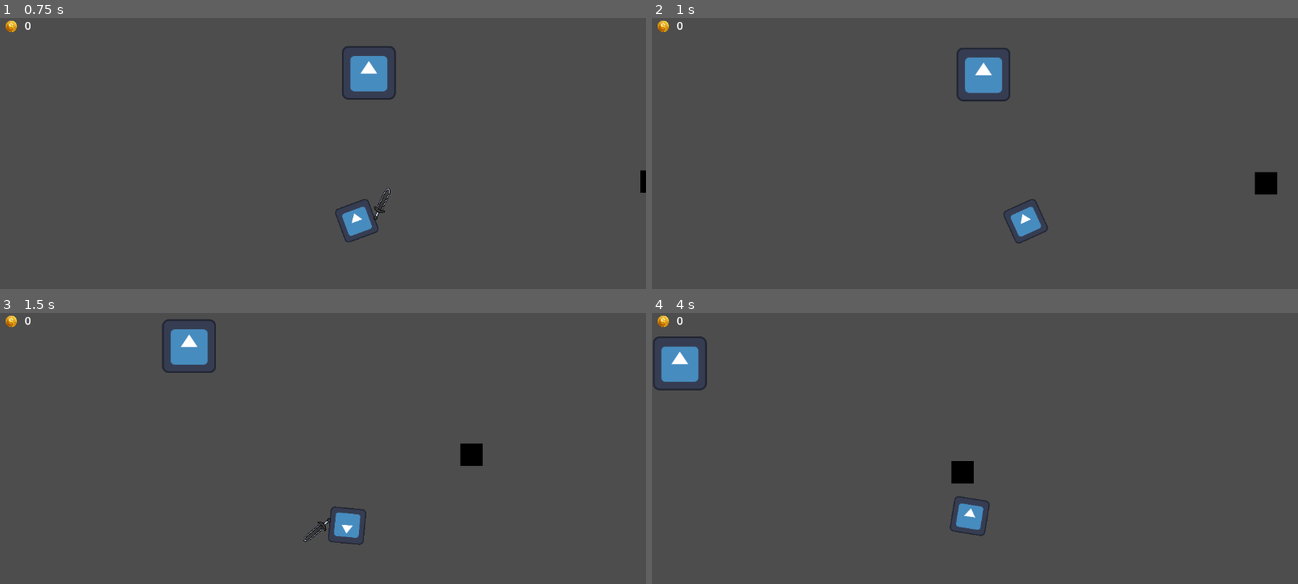
Above: before the commit, frames 1-4 (two rows, left to right).
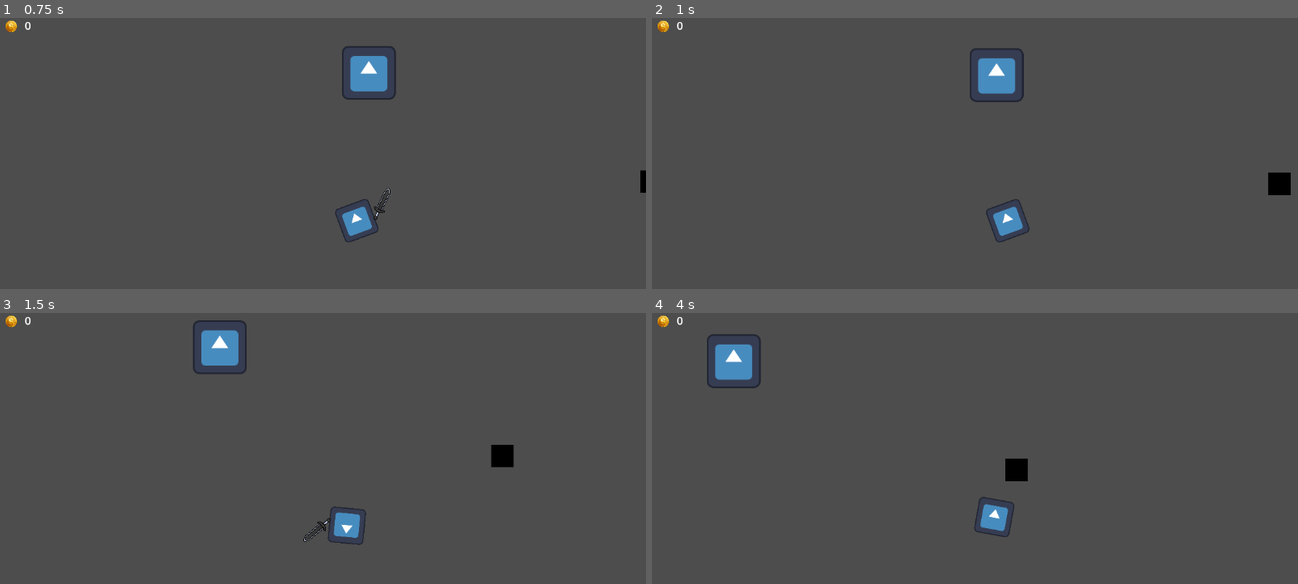
Above: after the commit, the same moments.

Repository: KevinSanchez96/Videojuego_Prototipado
Game: Godot game, scene res://scenes/world.tscn
Two runs of this game, one before a commit and one after it. Both use one fixed random seed, a clock stepped at 60 frames per second and the inputs below. The engine's default icon, where the game draws it, is replaced by a stand-in: a white triangle on a blue panel in a dark square.
Inputs (mouse positions are in pixels of both pictures, inside the frame that each line leads up to):
- Up to frame 1 (0.75 s): tap Enter at 0.5 s; move the mouse to (465, 180) at 0.52 s; hold D (move_right) from 0.53 s (still down); click (465, 180) at 0.6 s
- Up to frame 2 (1 s): keep holding D (move_right)
- Up to frame 3 (1.5 s): move the mouse to (193, 513) at 1.27 s; release D (move_right) at 1.28 s; hold S (move_down) from 1.28 s (still down); click (193, 513) at 1.35 s
- Up to frame 4 (4 s): move the mouse to (1039, 415) at 2.02 s; release S (move_down) at 2.03 s; hold D (move_right) 2.03-2.78 s; tap E (interact) at 2.1 s; click (1039, 415) at 2.3 s; move the mouse to (942, 567) at 2.77 s; hold W (move_up) 2.78-3.53 s; click (942, 567) at 2.85 s; move the mouse to (1168, 548) at 3.52 s; hold A (move_left) from 3.53 s (still down); click (1168, 548) at 3.6 s

Frame 1 is identical in both runs. In frame 2, 2.0% of the frame differs, in the area x 47-99%, y 11-84%; in frame 3, 2.2%; in frame 4, 3.4%, in the area x 0-59%, y 7-83%.

Commit message:
Attack Enemy

Diff:
--- a/videojuego_prototipado/scenes/enemy.tscn
+++ b/videojuego_prototipado/scenes/enemy.tscn
@@ -8,12 +8,16 @@
 [ext_resource type="Script" uid="uid://bscjrxg3iye23" path="res://scripts/enemy/states/spawn.gd" id="5_md484"]
 [ext_resource type="Script" uid="uid://g2w128mais65" path="res://scripts/enemy/states/hurt.gd" id="6_xwavj"]
 [ext_resource type="Script" uid="uid://dp7tm7odl7ywq" path="res://scripts/enemy/states/death.gd" id="7_nenq2"]
+[ext_resource type="Script" uid="uid://1hxqqrkwiimh" path="res://scripts/enemy/states/attack.gd" id="9_ipns3"]
 
 [sub_resource type="RectangleShape2D" id="RectangleShape2D_5uy6h"]
 size = Vector2(128, 128)
 
 [sub_resource type="CircleShape2D" id="CircleShape2D_nenq2"]
 radius = 253.11
+
+[sub_resource type="CircleShape2D" id="CircleShape2D_8qclf"]
+radius = 111.52802
 
 [node name="Enemy" type="CharacterBody2D" unique_id=1571177986 groups=["enemigos"]]
 collision_layer = 2
@@ -35,6 +39,12 @@
 position = Vector2(-0.84375, -59.375)
 shape = SubResource("CircleShape2D_nenq2")
 
+[node name="AttackArea" type="Area2D" parent="." unique_id=545669544]
+
+[node name="CollisionShape2D" type="CollisionShape2D" parent="AttackArea" unique_id=994994558]
+position = Vector2(-1.5, -55.5)
+shape = SubResource("CircleShape2D_8qclf")
+
 [node name="State_Machine" type="Node" parent="." unique_id=571602481]
 script = ExtResource("3_5uy6h")
 
@@ -53,7 +63,16 @@
 [node name="Death" type="Node" parent="State_Machine" unique_id=2099058415]
 script = ExtResource("7_nenq2")
 
+[node name="Attack" type="Node" parent="State_Machine" unique_id=1253801228]
+script = ExtResource("9_ipns3")
+
+[node name="AttackCooldown" type="Timer" parent="State_Machine/Attack" unique_id=1369405845]
+one_shot = true
+
 [node name="Marker2D" type="Marker2D" parent="." unique_id=419714590]
 position = Vector2(0, -51)
 
 [connection signal="body_entered" from="DetectionSpawn" to="." method="_on_detection_spawn_body_entered"]
+[connection signal="body_entered" from="AttackArea" to="." method="_on_attack_area_body_entered"]
+[connection signal="body_exited" from="AttackArea" to="." method="_on_attack_area_body_exited"]
+[connection signal="timeout" from="State_Machine/Attack/AttackCooldown" to="State_Machine/Attack" method="_on_attack_cooldown_timeout"]
--- a/videojuego_prototipado/scenes/player.tscn
+++ b/videojuego_prototipado/scenes/player.tscn
@@ -5,7 +5,7 @@
 [ext_resource type="Script" uid="uid://c2ccwc58k8230" path="res://scripts/state_machine/state_machine.gd" id="2_qco6i"]
 [ext_resource type="Script" uid="uid://cxhmxyij54owx" path="res://scripts/player/states/idle.gd" id="3_ss8mn"]
 [ext_resource type="Script" uid="uid://b0v2lbc3ad7av" path="res://scripts/player/states/move.gd" id="4_a838m"]
-[ext_resource type="Texture2D" uid="uid://duq4s4i46xorx" path="res://assets/sprites/Espada.png" id="5_sysii"]
+[ext_resource type="Texture2D" uid="uid://duq4s4i46xorx" path="res://assets/sprites/espada.png" id="5_sysii"]
 [ext_resource type="Script" uid="uid://bpcuqfgsq18c2" path="res://scripts/player/states/attack.gd" id="5_yedyl"]
 
 [sub_resource type="RectangleShape2D" id="RectangleShape2D_27g2b"]
@@ -45,6 +45,13 @@
 scale = Vector2(-1.5987996, 1.6135448)
 shape = SubResource("CapsuleShape2D_fjrip")
 
+[node name="Camera2D" type="Camera2D" parent="." unique_id=964986331]
+position_smoothing_enabled = true
+position_smoothing_speed = 8.0
+
+[node name="Marker2D" type="Marker2D" parent="." unique_id=2126147622]
+position = Vector2(74, 81)
+
 [node name="State_Machine" type="Node" parent="." unique_id=1936231923]
 script = ExtResource("2_qco6i")
 
@@ -57,11 +64,4 @@
 [node name="Attack" type="Node" parent="State_Machine" unique_id=436829339]
 script = ExtResource("5_yedyl")
 
-[node name="Camera2D" type="Camera2D" parent="." unique_id=964986331]
-position_smoothing_enabled = true
-position_smoothing_speed = 8.0
-
-[node name="Marker2D" type="Marker2D" parent="." unique_id=2126147622]
-position = Vector2(74, 81)
-
 [connection signal="body_entered" from="Sprite2D/Sword" to="." method="_on_sword_body_entered"]
--- a/videojuego_prototipado/scripts/enemy/enemy.gd
+++ b/videojuego_prototipado/scripts/enemy/enemy.gd
@@ -9,6 +9,7 @@
 var health = 0
 var hurt_time = 0.0
 var hurt_duration = 0.15
+var player_in_attack_range = false
 
 func _ready():
 	health = max_health
@@ -58,3 +59,13 @@
 func _on_detection_spawn_body_entered(body: Node2D) -> void:
 	if body.name == "Player":
 		$State_Machine.change_state($State_Machine/Spawn)
+
+
+func _on_attack_area_body_entered(body: Node2D) -> void:
+	if body.name == "Player":
+		player_in_attack_range = true
+
+
+func _on_attack_area_body_exited(body: Node2D) -> void:
+	if body.name == "Player":
+		player_in_attack_range = false
--- /dev/null
+++ b/videojuego_prototipado/scripts/enemy/states/attack.gd
@@ -0,0 +1,22 @@
+extends State
+
+@onready var cooldown_timer = $AttackCooldown
+var attack_cooldown = 1.0
+var can_attack = true
+
+func enter():
+	entity.velocity = Vector2.ZERO
+
+func update(delta):
+	if !entity.player_in_attack_range:
+		state_machine.change_state(state_machine.get_node("Chase"))
+		return
+
+	if can_attack:
+		can_attack = false
+		print ("Ataque")
+		cooldown_timer.start()
+
+
+func _on_attack_cooldown_timeout() -> void:
+	can_attack = true
--- a/videojuego_prototipado/scripts/enemy/states/chase.gd
+++ b/videojuego_prototipado/scripts/enemy/states/chase.gd
@@ -5,6 +5,10 @@
 
 func update(delta):
 	var player = entity.player
+
+	if entity.player_in_attack_range:
+		state_machine.change_state(state_machine.get_node("Attack"))
+		return
 	var targetplayer = player.get_node("Marker2D")
 	var targetenemy = entity.get_node("Marker2D")
 	var distance = targetenemy.global_position.distance_to(player.get_node("Marker2D").global_position)
--- a/videojuego_prototipado/scripts/player/states/attack.gd
+++ b/videojuego_prototipado/scripts/player/states/attack.gd
@@ -1,15 +1,19 @@
 extends State
 
 #se crea una variable para poder determinar el tiempo del ataque
-@export var attack_duration := 0.2
+@export var attack_duration = 0.3
 @export var inertia = 150
+@export var max_health = 100
+
 var timer
+var health
 
 #comienza el conteo de la duracion del ataque
 #una vez entra al estado attack, la espada aparece momentaneamente para crear
 #... una ilusion de que el personaje esta atacando. En un futuro se cambiara por la animacion de ataque.
 
 func enter():
+	health = max_health
 	timer = attack_duration
 	_use_next_attack()
 	entity.sword.get_node("Sprite2D").visible = true
Not shown, changed: videojuego_prototipado/assets/sprites/Espada.png.import
Renamed: videojuego_prototipado/scripts/DeckManager.gd -> videojuego_prototipado/scripts/deck_manager.gd
Renamed: videojuego_prototipado/scripts/DeckManager.gd.uid -> videojuego_prototipado/scripts/deck_manager.gd.uid
Not shown, added: videojuego_prototipado/scripts/enemy/states/attack.gd.uid
